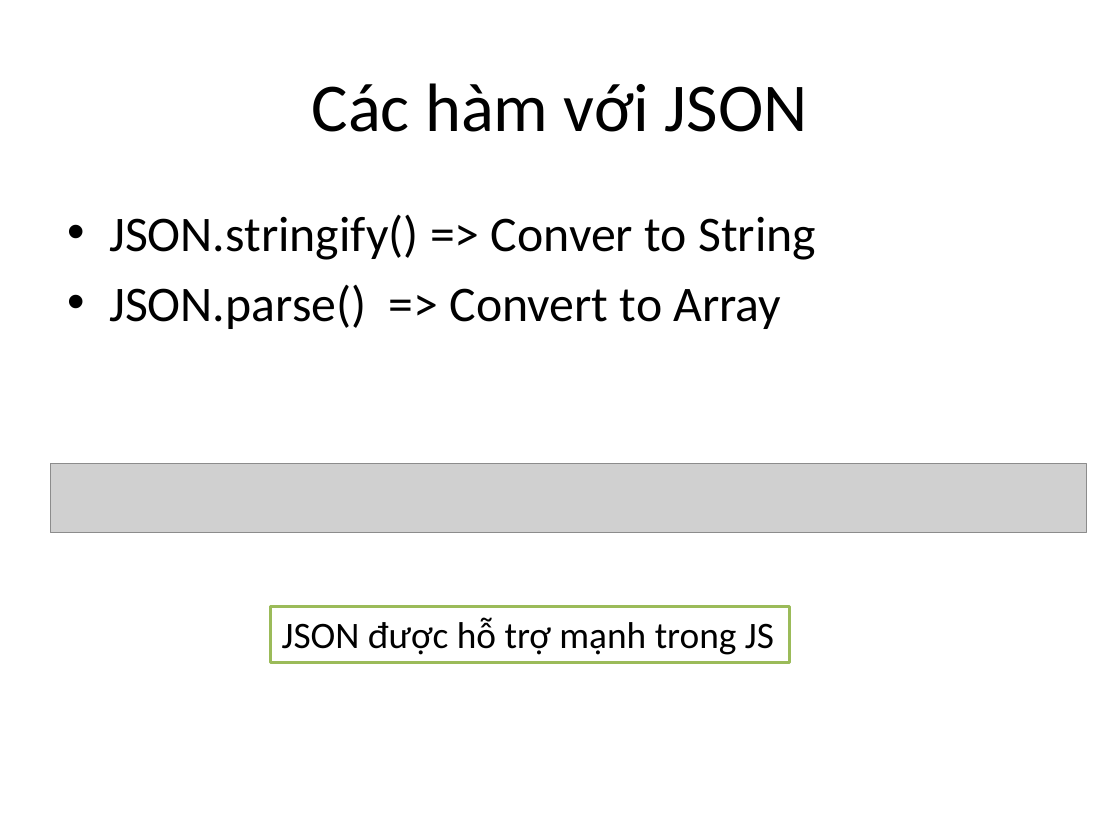
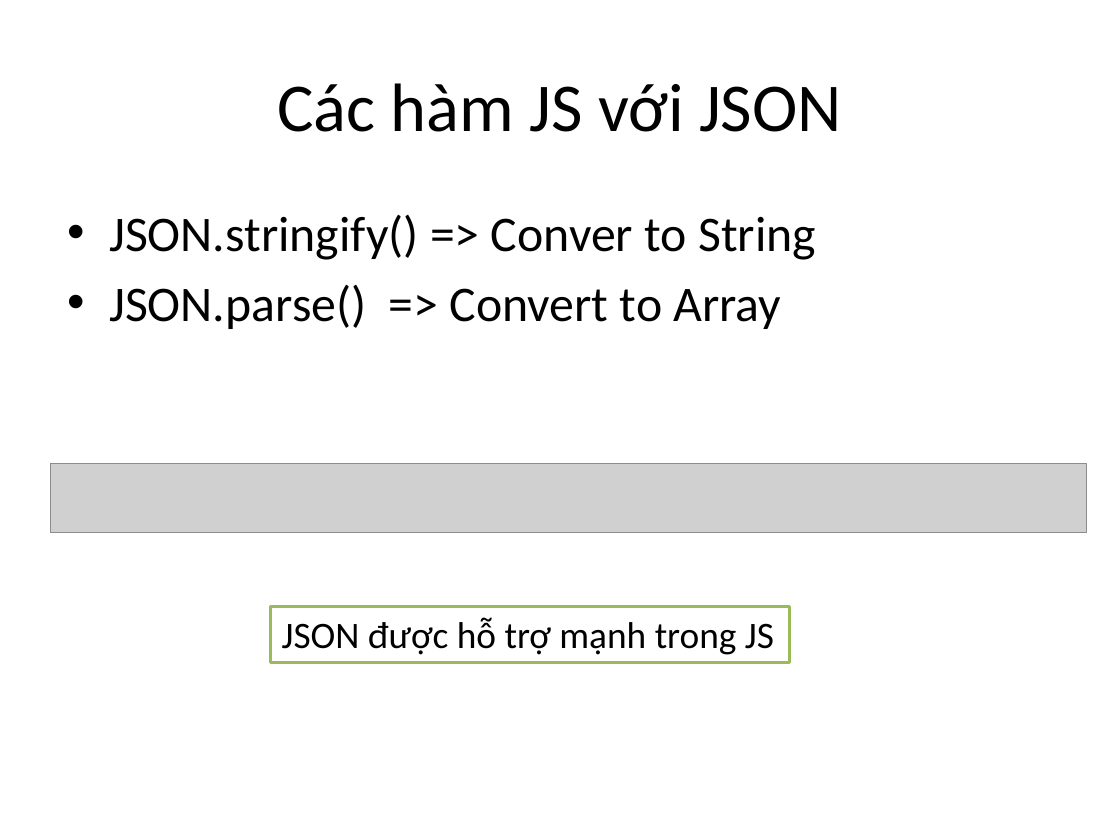
Before and after one commit to phithanh97cs/T3H, a slide deck: slide 13 of 1. Front-end/4. AJAX cơ bản với JS/Ajax.pptx. Drawn at 1120x840 pixels with LibreOffice and Linux fonts; fonts in the diff are those of the drawing; grey boxes stand for pictures. Boxes give left, top, right and bottom in pixels: in the first picture for what was removed or moved away, otherwise in the second. Text is boxed around its words. In the diff, an @@ line names an element or a change of style, - is before the commit and + after.

```diff
--- a/1. Front-end/4. AJAX cơ bản với JS/Ajax.pptx
+++ b/1. Front-end/4. AJAX cơ bản với JS/Ajax.pptx
@@ title at (x1=277, y1=83, x2=842, y2=132): text changed @@
-Các hàm với JSON
+Các hàm JS với JSON
```
Also in this commit, not shown: 3 other slides changed.
